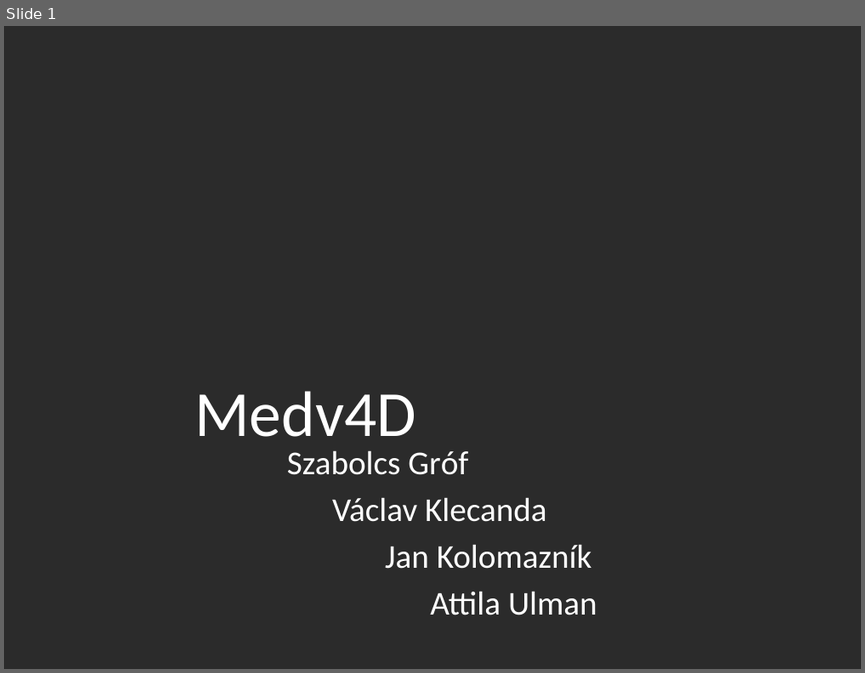
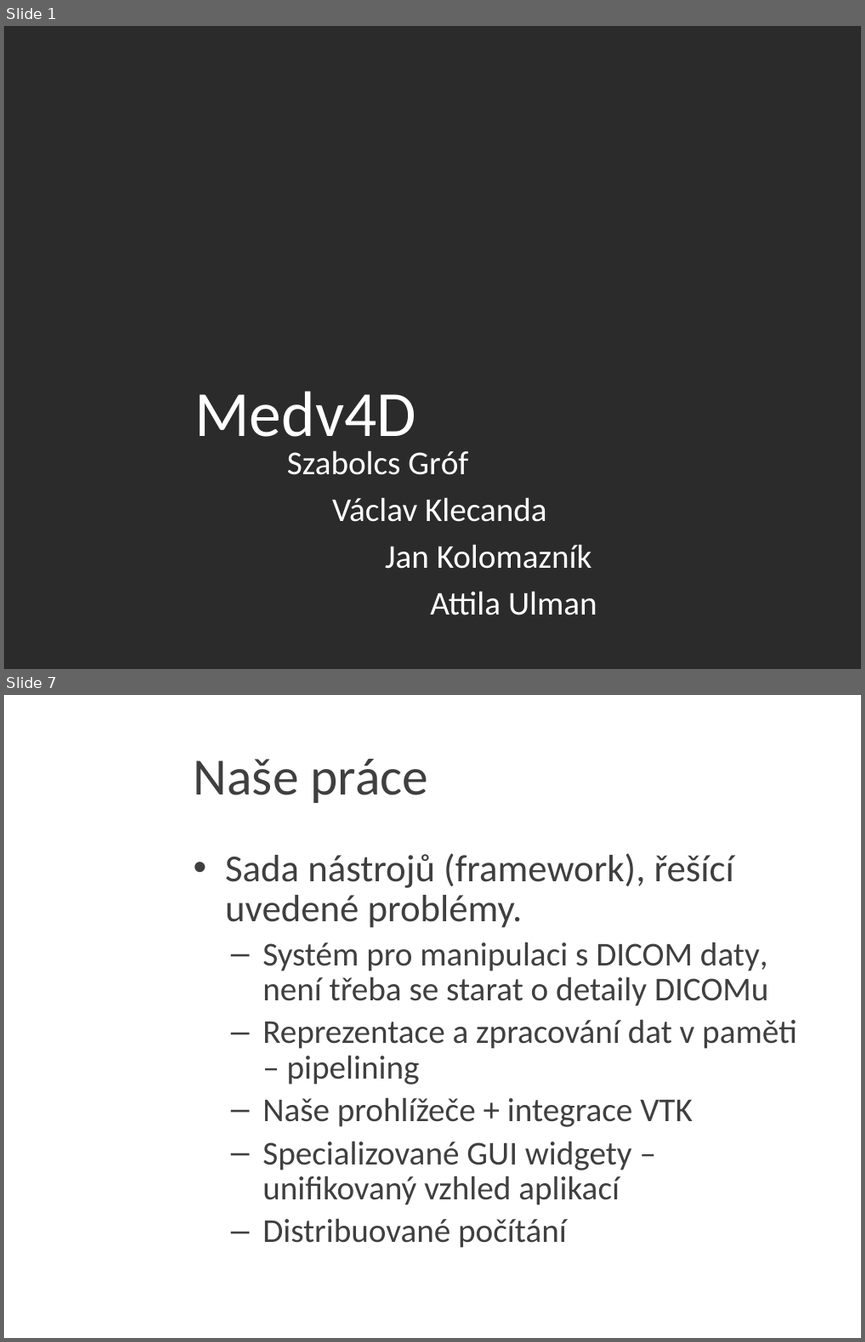
Before and after one commit to JanKolomaznik/MedV4D, a slide deck: doc/Presentation/Medv4D.pptx. Shown one above the other, each under a label of ours: slide 1 before the commit, slides 1 and 7 after it; the slides between them are not shown. The pictures are 865x673 and 865x1342 pixels, drawn with LibreOffice and Linux fonts; fonts in the diff are those of the drawing; background and template pictures are left out; a plain dark background stands for a picture behind light text. Boxes give left, top, right and bottom in pixels: in the first picture for what was removed or moved away, otherwise in the second. Text is boxed around its words. In the diff, an @@ line names an element or a change of style, - is before the commit and + after.

```diff
--- a/doc/Presentation/Medv4D.pptx
+++ b/doc/Presentation/Medv4D.pptx
@@ slide 7 added at (4,695,861,1338), background picture (left out) @@
@@ title added at (194,759,429,803), 44 pt, text #3F3F3F @@
+Naše práce
@@ text added at (225,853,797,1247), 28 pt, text #3F3F3F @@
+• Sada nástrojů (framework), řešící uvedené problémy.
+  – Systém pro manipulaci s DICOM daty, není třeba se starat o detaily DICOMu
+  – Reprezentace a zpracování dat v paměti – pipelining
+  – Naše prohlížeče + integrace VTK
+  – Specializované GUI widgety – unifikovaný vzhled aplikací
+  – Distribuované počítání
```
Also in this commit, not shown: 1 slide changed, 13 other slides added, 2 slides removed.
